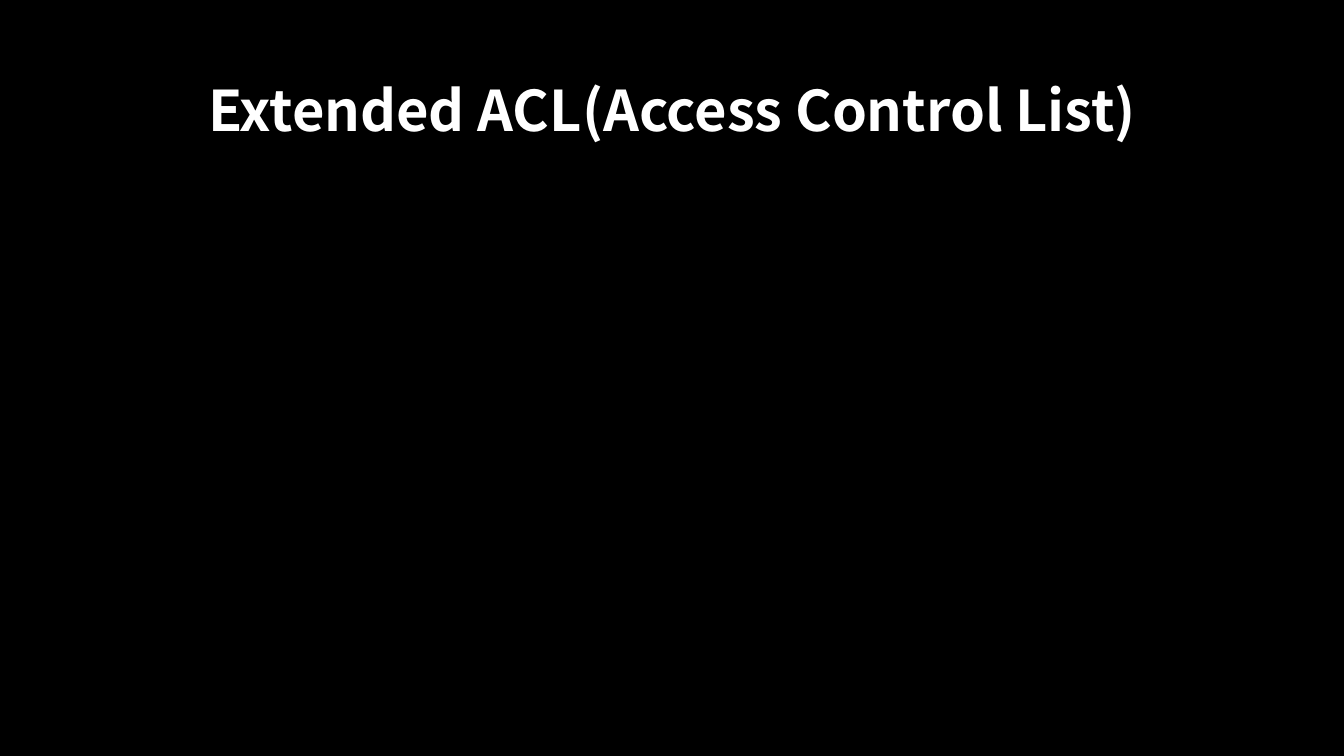
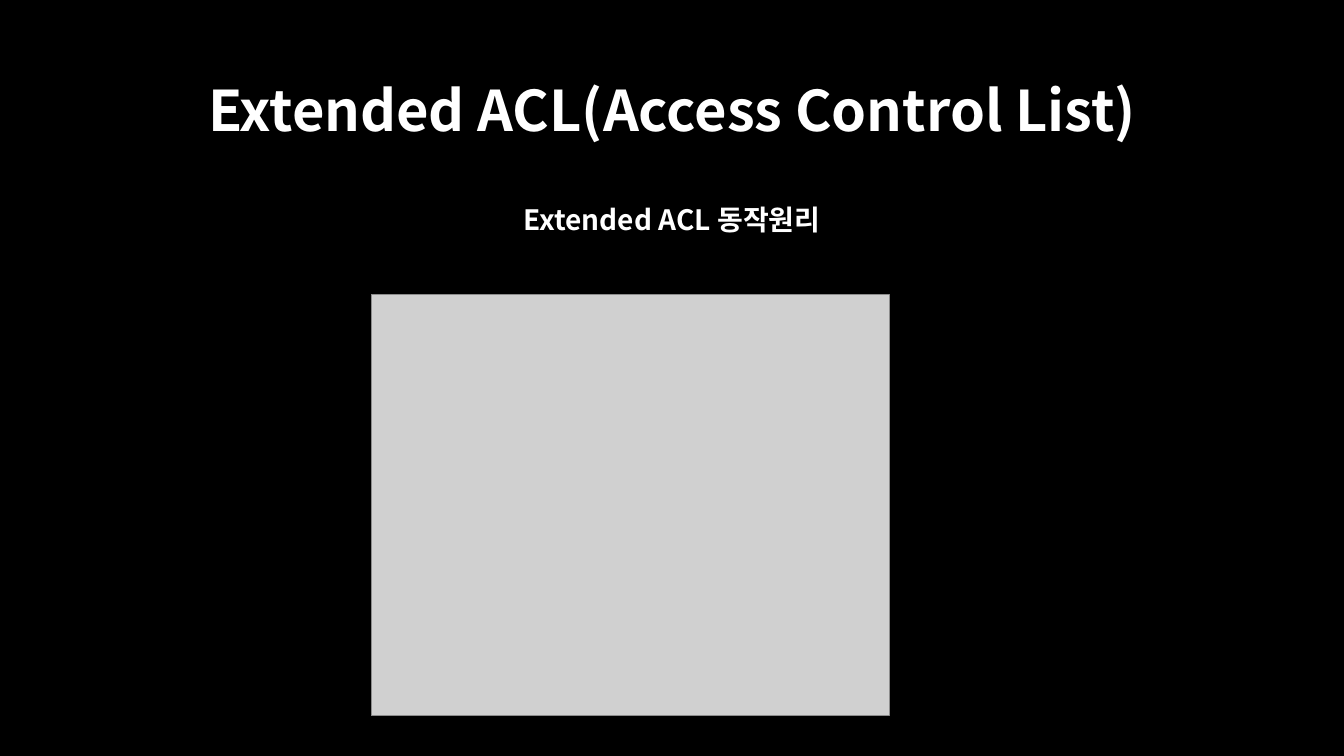
Before and after one commit to oceanwater1234/Network, a slide deck: slide 10 of 10. ACL & NAT/Packet Tracer - ACL , NAT.pptx (slide 8 before the commit). Drawn at 1344x756 pixels with LibreOffice and Linux fonts; fonts in the diff are those of the drawing; grey boxes stand for pictures. Boxes give left, top, right and bottom in pixels: in the first picture for what was removed or moved away, otherwise in the second. Text is boxed around its words. In the diff, an @@ line names an element or a change of style, - is before the commit and + after.

```diff
--- a/10. ACL & NAT/Packet Tracer - ACL , NAT.pptx
+++ b/10. ACL & NAT/Packet Tracer - ACL , NAT.pptx
@@ text added at box(523, 206, 820, 233), 20 pt, text #FFFFFF, bold @@
+Extended ACL 동작원리
@@ picture added at box(371, 294, 889, 716) @@
```
Also in this commit, not shown: 5 other slides changed, 5 slides added, 2 slides removed, 4 other files.
